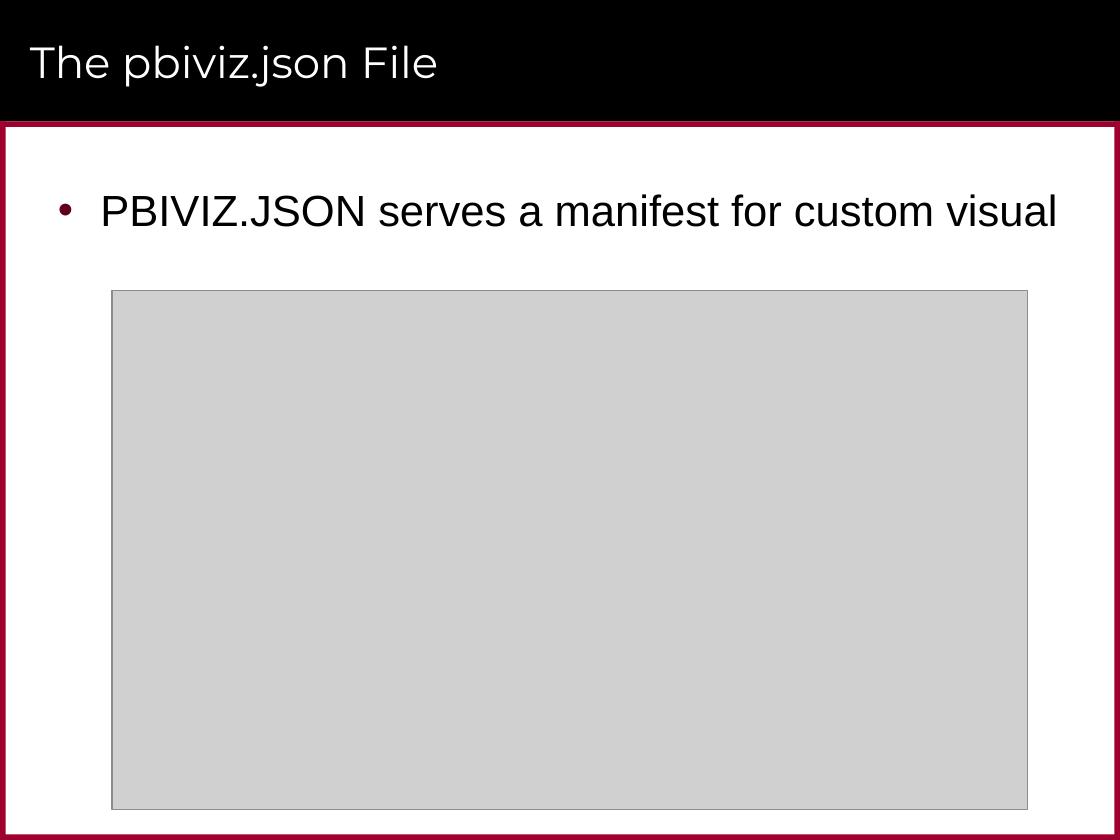
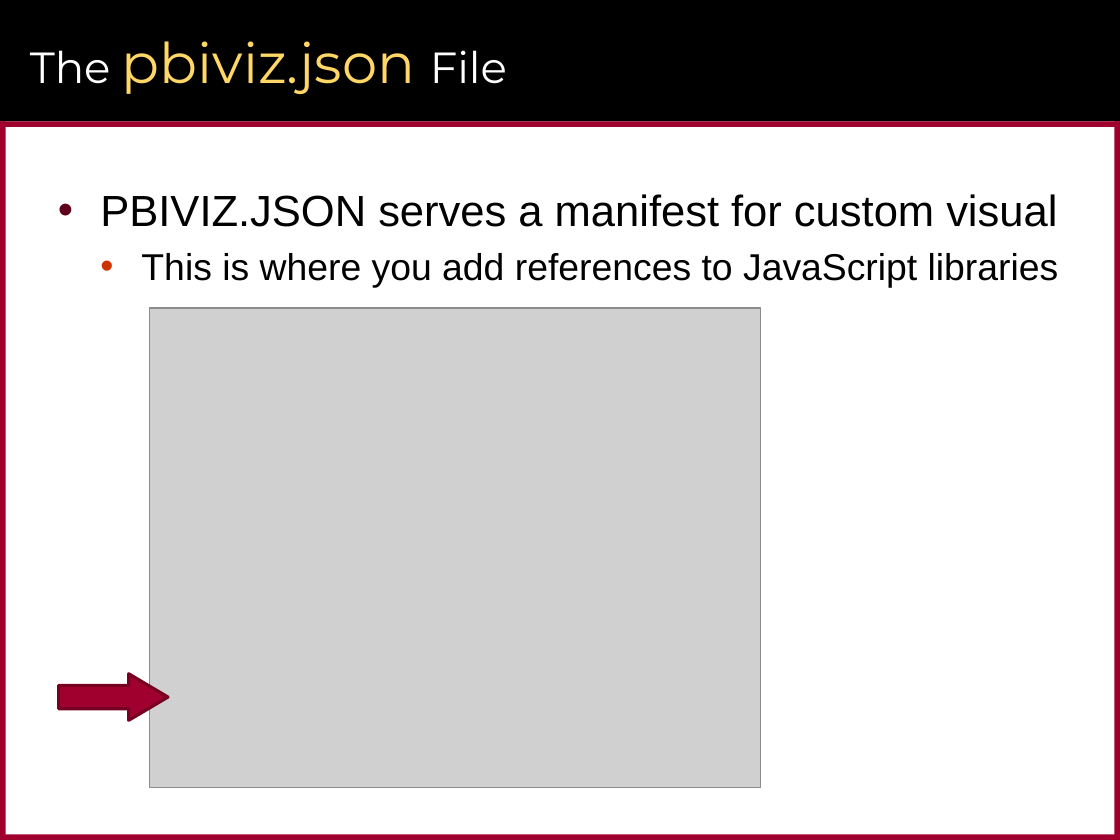
Before and after one commit to CriticalPathTraining/CustomVisualsForPowerBI, a slide deck: slide 35 of CustomVisualsForPowerBI.pptx (slide 32 before the commit). Drawn at 1120x840 pixels with LibreOffice and Linux fonts; fonts in the diff are those of the drawing; grey boxes stand for pictures; background and template pictures are left out. Boxes give left, top, right and bottom in pixels: in the first picture for what was removed or moved away, otherwise in the second. Text is boxed around its words. In the diff, an @@ line names an element or a change of style, - is before the commit and + after.

```diff
--- a/CustomVisualsForPowerBI.pptx
+++ b/CustomVisualsForPowerBI.pptx
@@ title "The pbiviz.json File" at <box>30,41,507,94</box>: size 28 to 36 pt, text colour #FFFFFF to #FFD767 in "pbiviz.json" @@
@@ text at <box>141,253,1059,288</box>: paragraph added @@
+  • This is where you add references to JavaScript libraries
@@ picture: place and size @@
-picture at <box>112,290,1027,809</box>
+picture at <box>149,308,760,787</box>
@@ right arrow added at <box>58,674,168,721</box>, fill #9F002D, outline #760021 2 pt @@
```
Also in this commit, not shown: 17 other slides changed, 10 slides added, 25 slides removed, 29 other files.
